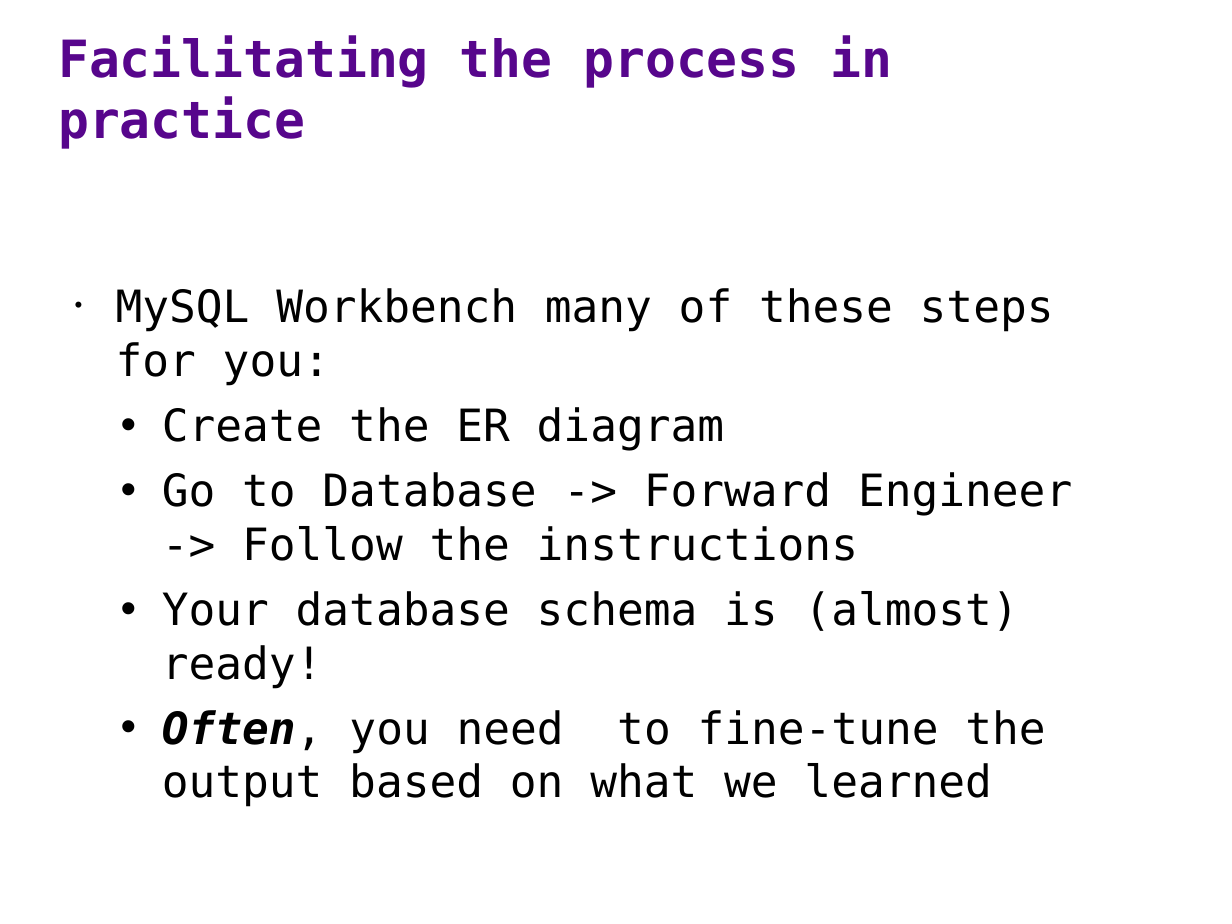
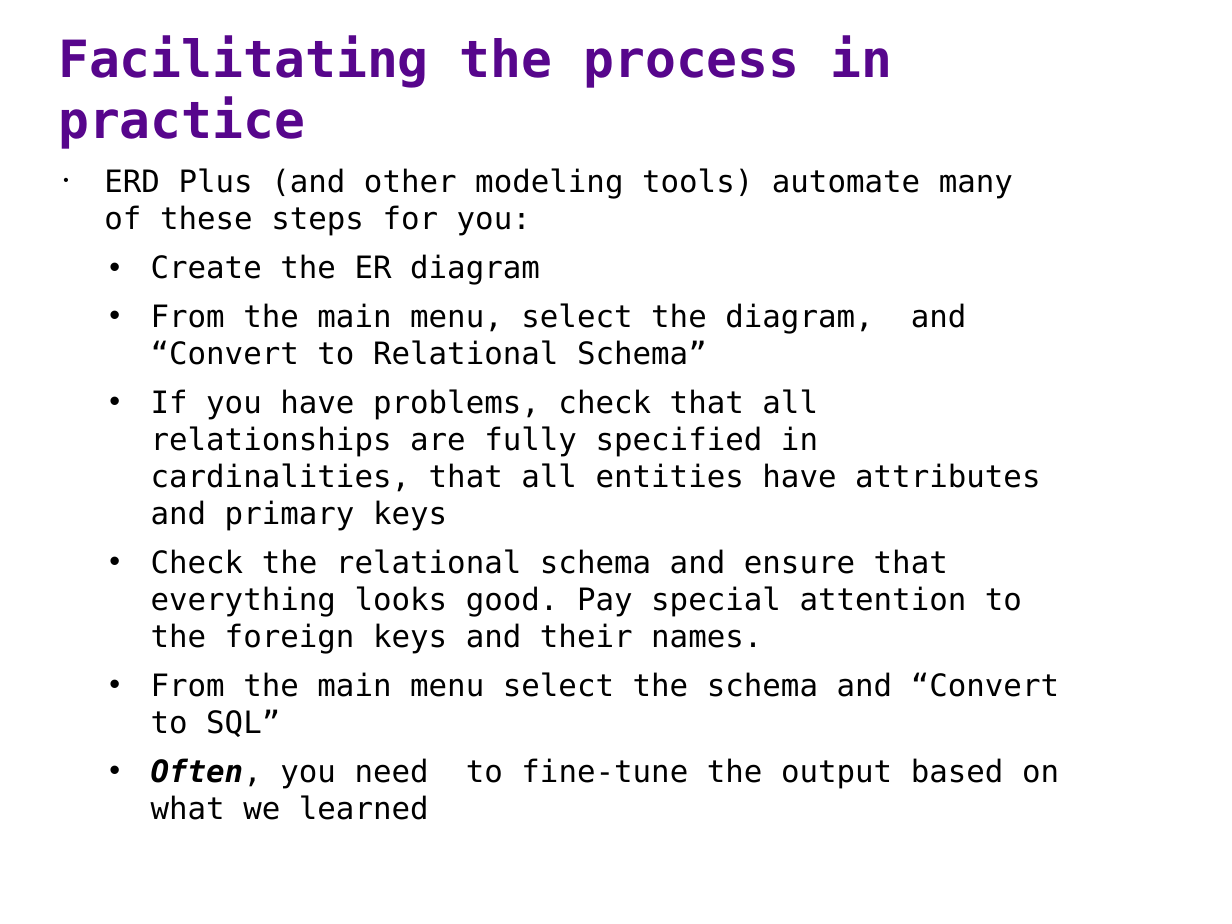
Before and after one commit to ipeirotis/introduction-to-databases, a slide deck: slide 8 of session1/A4-ER_modeling-CreateTablesInSQL.pptx. Drawn at 1232x924 pixels with LibreOffice and Linux fonts; fonts in the diff are those of the drawing. Boxes give left, top, right and bottom in pixels: in the first picture for what was removed or moved away, otherwise in the second. Text is boxed around its words. In the diff, an @@ line names an element or a change of style, - is before the commit and + after.

```diff
--- a/session1/A4-ER_modeling-CreateTablesInSQL.pptx
+++ b/session1/A4-ER_modeling-CreateTablesInSQL.pptx
@@ text "ERD Plus (and other modeling ...": place and size @@
-text "ERD Plus (and other modeling ..." at (116, 288, 1072, 807)
+text "ERD Plus (and other modeling ..." at (104, 168, 1059, 789)
@@ text at (104, 168, 1013, 236): text changed; size 26 to 18 pt @@
-• MySQL Workbench many of these steps for you:
+• ERD Plus (and other modeling tools) automate many of these steps for you:
@@ text at (151, 254, 1059, 789): size 26 to 18 pt in "Create the ER diagram", "Often, you need to fine-tune the output ..." @@
@@ text at (151, 303, 1059, 737): text changed; size 26 to 18 pt @@
-  • Go to Database -> Forward Engineer -> Follow the instructions
-  • Your database schema is (almost) ready!
+  • From the main menu, select the diagram, and “Convert to Relational Schema”
+    • If you have problems, check that all relationships are fully specified in cardinalities, that all entities have attributes and primary keys
+    • Check the relational schema and ensure that everything looks good. Pay special attention to the foreign keys and their names.
+  • From the main menu select the schema and “Convert to SQL”
```
Also in this commit, not shown: 1 other slide changed.
